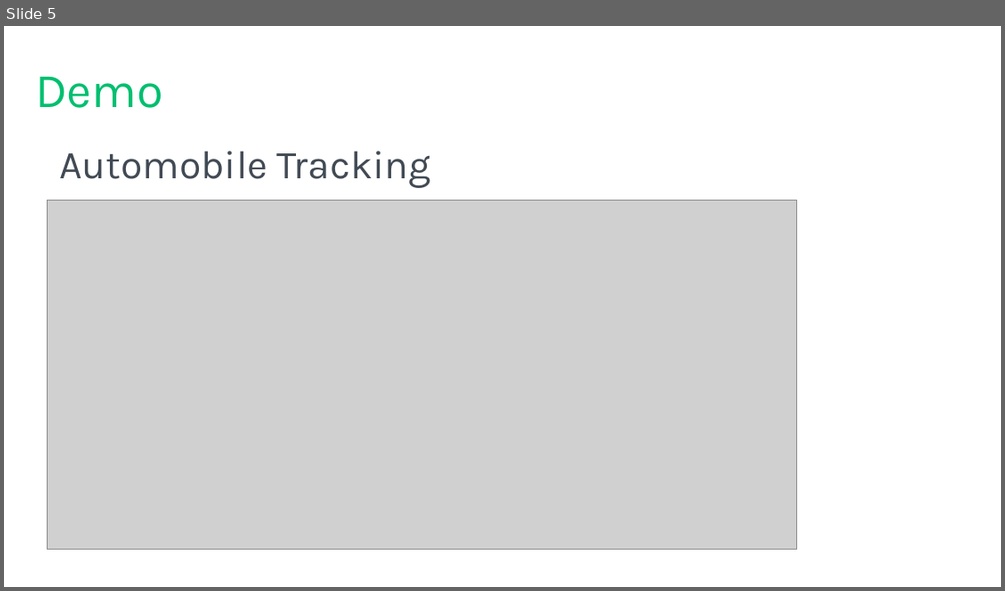
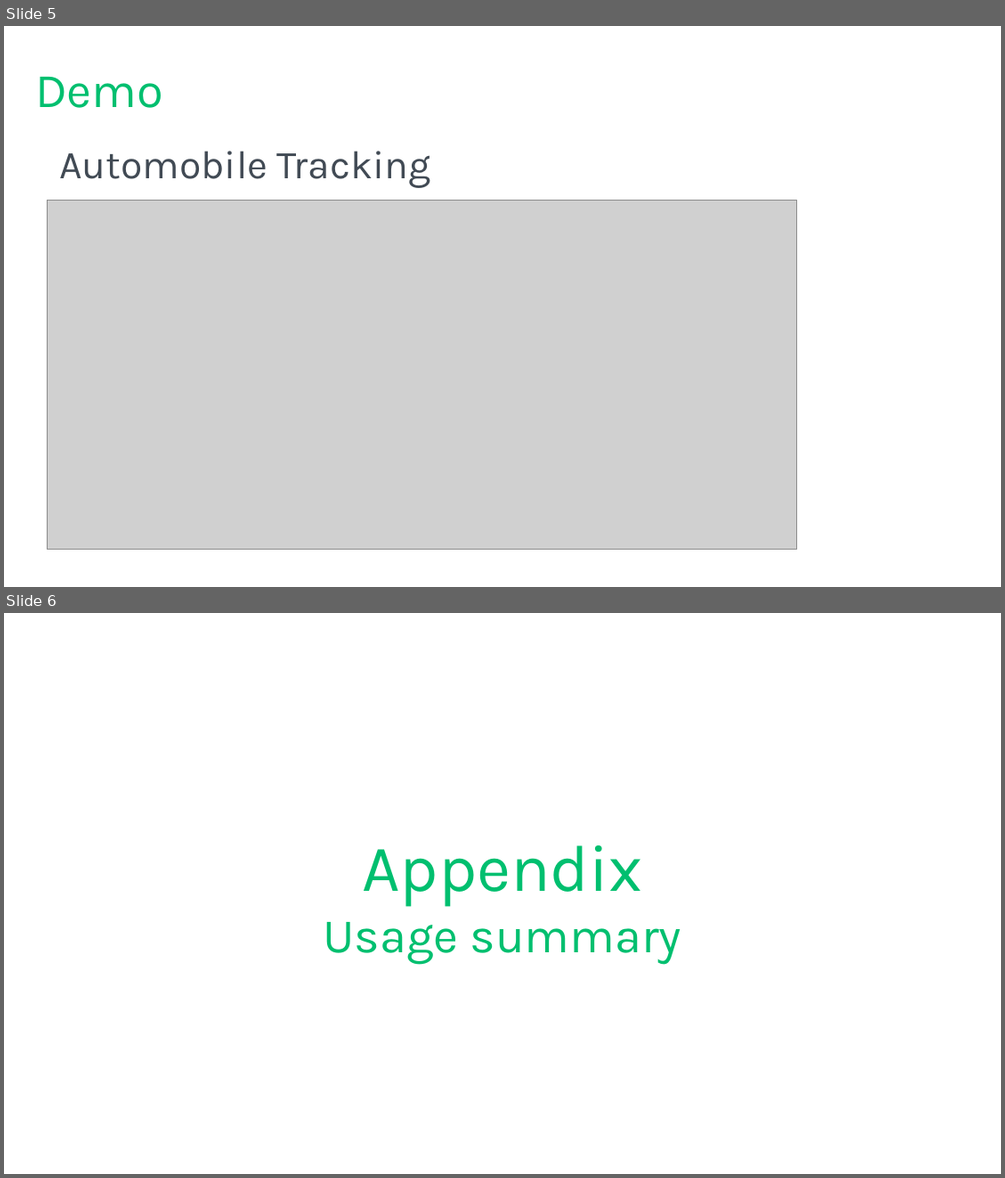
Before and after one commit to tf3604/RememberWhenTemporal, a slide deck: Temporal.pptx. Shown one above the other, each under a label of ours: slide 5 before the commit, slides 5 and 6 after it. The pictures are 1005x591 and 1005x1178 pixels, drawn with LibreOffice and Linux fonts; fonts in the diff are those of the drawing; grey boxes stand for pictures; background and template pictures are left out. Boxes give left, top, right and bottom in pixels: in the first picture for what was removed or moved away, otherwise in the second. Text is boxed around its words. In the diff, an @@ line names an element or a change of style, - is before the commit and + after.

Commit message:
Separate post-demo slides as an 'Appendix.'

```diff
--- a/Temporal.pptx
+++ b/Temporal.pptx
@@ slide 6 added at bbox=[4, 613, 1001, 1174], background #FFFFFF @@
@@ title added at bbox=[323, 845, 681, 964], 44 pt, text #00BF6F @@
+Appendix
+Usage summary
```
Also in this commit, not shown: 1 slide changed.
